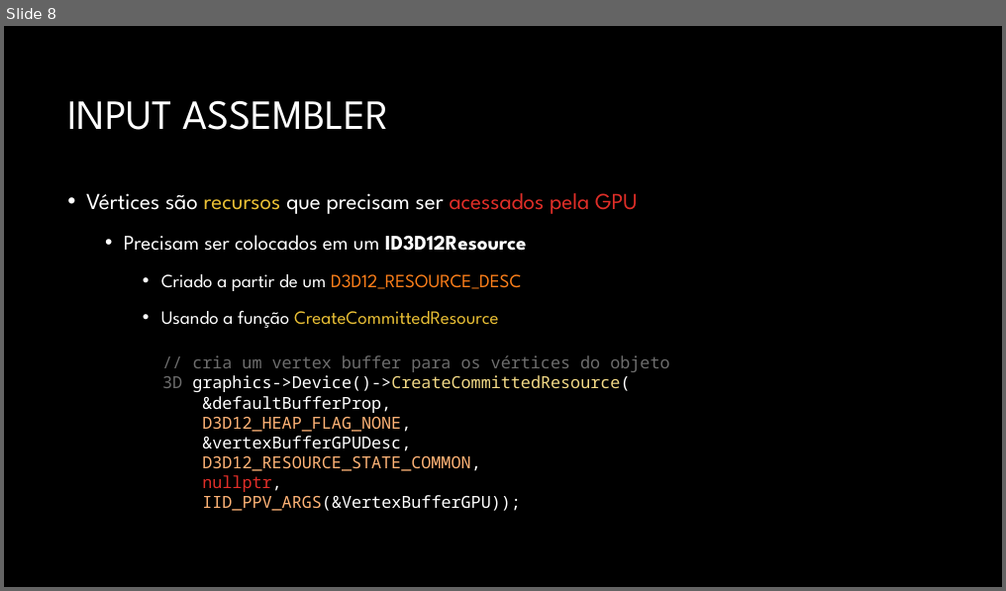
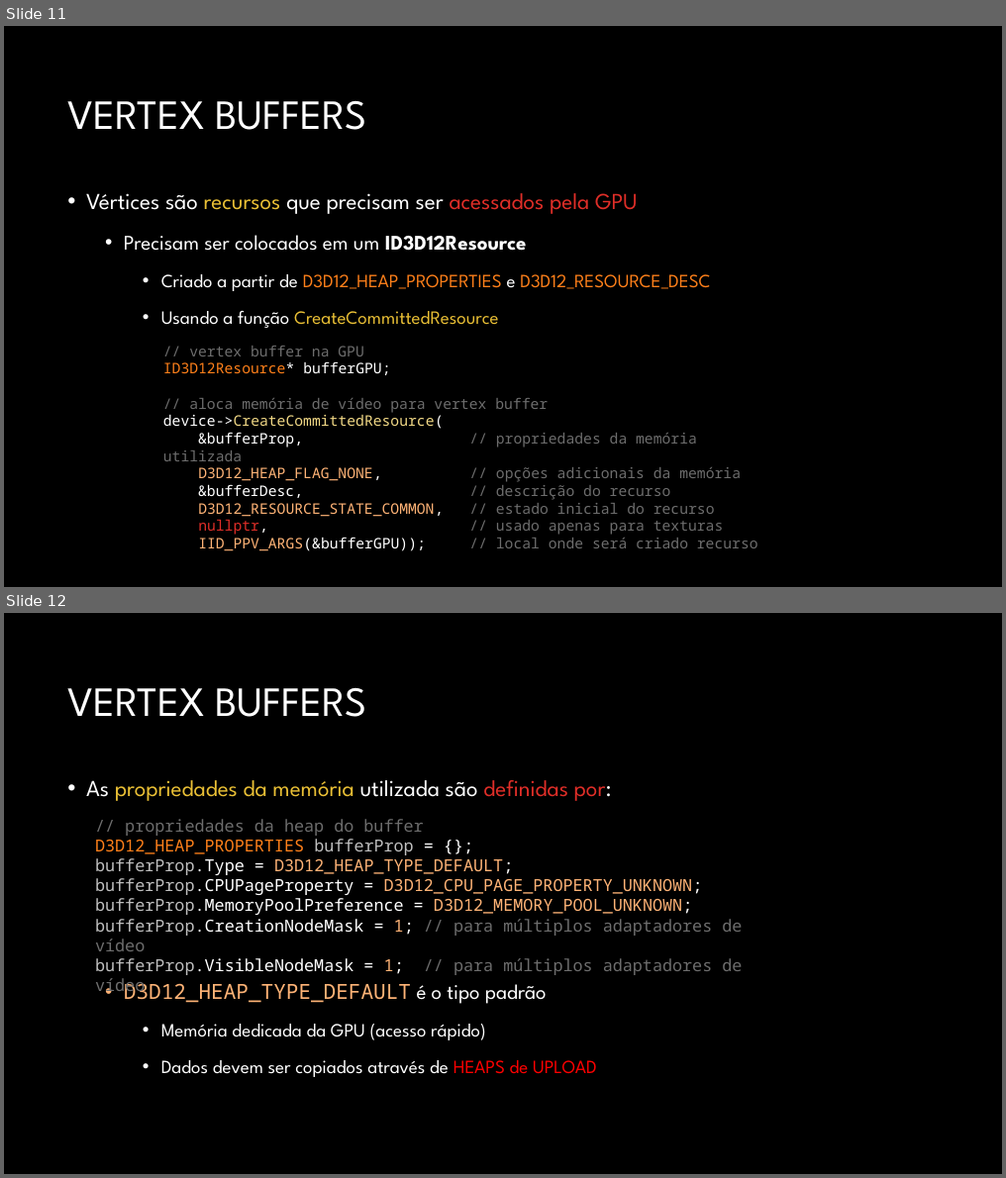
Before and after one commit to JudsonSS/CG, a slide deck: Slides/08. Desenho no Direct3D.pptx. Shown one above the other, each under a label of ours: slide 8 before the commit, slides 11 and 12 after it. The pictures are 1006x591 and 1006x1178 pixels, drawn with LibreOffice and Linux fonts; fonts in the diff are those of the drawing; background and template pictures are left out. Boxes give left, top, right and bottom in pixels: in the first picture for what was removed or moved away, otherwise in the second. Text is boxed around its words. In the diff, an @@ line names an element or a change of style, - is before the commit and + after.

```diff
--- a/Slides/08. Desenho no Direct3D.pptx
+++ b/Slides/08. Desenho no Direct3D.pptx
@@ slide 12 added at [4, 613, 1002, 1174], background #000000 @@
@@ title added at [67, 687, 366, 717], 40 pt, text #FFFFFF @@
+VERTEX BUFFERS
@@ text added at [86, 780, 612, 1077], 18 pt, text #FFFFFF @@
+• As propriedades da memória utilizada são definidas por:
+  • D3D12_HEAP_TYPE_DEFAULT é o tipo padrão
+    • Memória dedicada da GPU (acesso rápido)
+    • Dados devem ser copiados através de HEAPS de UPLOAD
@@ text added at [95, 819, 742, 975], 16 pt, text #6D6D6D @@
+// propriedades da heap do buffer
+D3D12_HEAP_PROPERTIES bufferProp = {};
+bufferProp.Type = D3D12_HEAP_TYPE_DEFAULT;
+bufferProp.CPUPageProperty = D3D12_CPU_PAGE_PROPERTY_UNKNOWN;
+bufferProp.MemoryPoolPreference = D3D12_MEMORY_POOL_UNKNOWN;
+bufferProp.CreationNodeMask = 1; // para múltiplos adaptadores de vídeo
+bufferProp.VisibleNodeMask = 1; // para múltiplos adaptadores de vídeo
@@ what was slide 8 is now slide 11 @@
@@ slide 11 changed as well @@
@@ title at [67, 100, 366, 130]: text changed @@
-INPUT ASSEMBLER
+VERTEX BUFFERS
@@ text at [161, 274, 710, 291]: text changed @@
-    • Criado a partir de um D3D12_RESOURCE_DESC
+    • Criado a partir de D3D12_HEAP_PROPERTIES e D3D12_RESOURCE_DESC
@@ text at [163, 346, 758, 552]: text changed; size 16 to 14 pt; text colour #FFFFFF to #6D6D6D @@
-// cria um vertex buffer para os vértices do objeto 3D graphics->Device()->CreateCommittedResource(
-&defaultBufferProp,
-D3D12_HEAP_FLAG_NONE,
-&vertexBufferGPUDesc,
-D3D12_RESOURCE_STATE_COMMON,
-nullptr,
-IID_PPV_ARGS(&VertexBufferGPU));
+// vertex buffer na GPU
+ID3D12Resource* bufferGPU;
+// aloca memória de vídeo para vertex buffer
+device->CreateCommittedResource(
+&bufferProp, // propriedades da memória utilizada
+D3D12_HEAP_FLAG_NONE, // opções adicionais da memória
+&bufferDesc, // descrição do recurso
+D3D12_RESOURCE_STATE_COMMON, // estado inicial do recurso
+nullptr, // usado apenas para texturas
+IID_PPV_ARGS(&bufferGPU)); // local onde será criado recurso
```
Also in this commit, not shown: 6 other slides changed, 32 other slides added, 16 slides removed.
